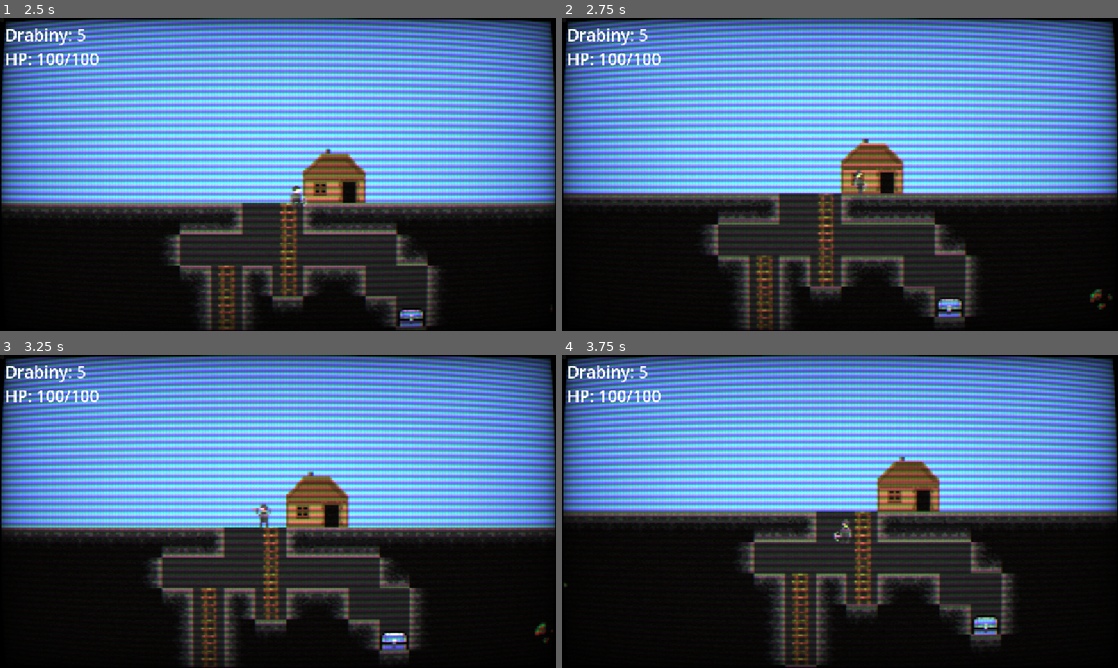
Above: before the commit, frames 1-4 (two rows, left to right).
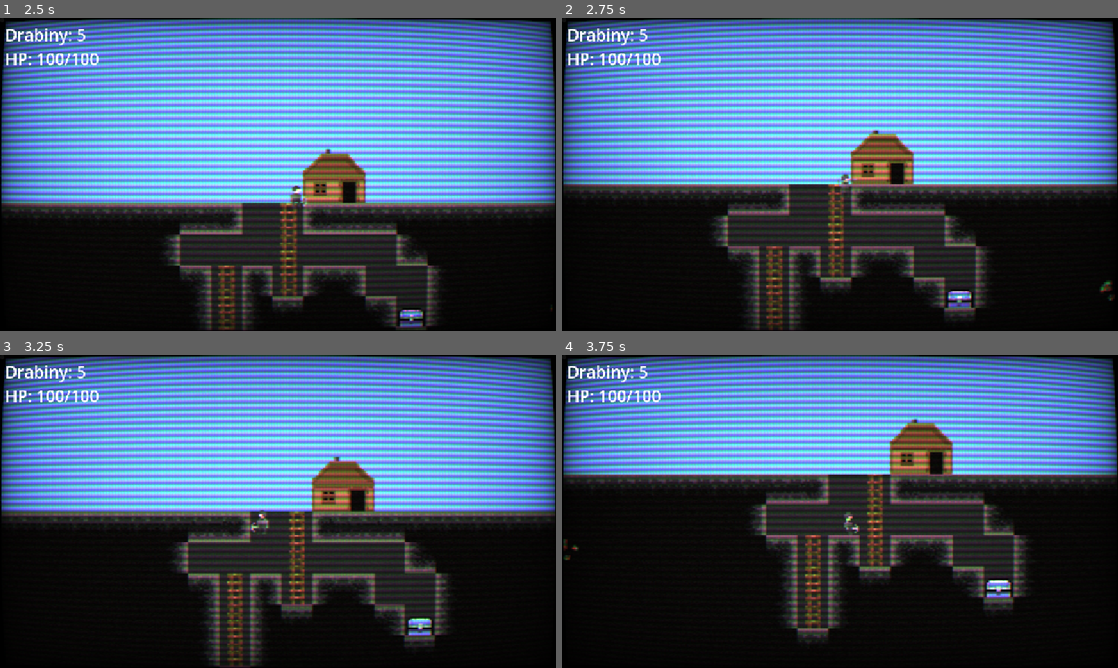
Above: after the commit, the same moments.

Repository: jonasz-lazar-pwr/hollow-depths-game
Game: Godot game, scene res://assets/scenes/title_screen.tscn
Two runs of this game, one before a commit and one after it. Both use one fixed random seed, a clock stepped at 60 frames per second and the inputs below.
Inputs (mouse positions are in pixels of both pictures, inside the frame that each line leads up to):
- Up to frame 1 (2.5 s): click "Start Game" at 0.5 s; move the mouse to (400, 158) at 1.27 s; press the mouse at (400, 158) at 1.28 s; hold D (right) from 1.28 s (still down); tap Space (jump) at 1.52, 2.27 s; move the mouse to (166, 190) at 2.02 s; release the mouse at (166, 190) at 2.03 s; click (166, 190) at 2.1 s
- Up to frame 2 (2.75 s): keep holding D (right)
- Up to frame 3 (3.25 s): move the mouse to (333, 442) at 2.77 s; release D (right) at 2.78 s; press the mouse at (333, 442) at 2.78 s; hold A (left) from 2.78 s (still down)
- Up to frame 4 (3.75 s): move the mouse to (812, 574) at 3.52 s; release A (left) at 3.53 s; release the mouse at (812, 574) at 3.53 s; hold D (right) from 3.53 s (still down); click (812, 574) at 3.6 s

Frame 1 is identical in both runs. In frame 2, 15% of the frame differs, in the area x 0-100%, y 35-100%; in frame 3, 20%; in frame 4, 26%, in the area x 0-100%, y 20-100%.

Commit message:
Poprawiona pozycja stawianych drabinek

Diff:
--- a/assets/scenes/ladder.tscn
+++ b/assets/scenes/ladder.tscn
@@ -5,10 +5,9 @@
 
 [sub_resource type="AtlasTexture" id="AtlasTexture_xxwne"]
 atlas = ExtResource("1_xxwne")
-region = Rect2(0, 0, 128, 128)
 
 [sub_resource type="RectangleShape2D" id="RectangleShape2D_xb1tl"]
-size = Vector2(8, 16)
+size = Vector2(8, 8)
 
 [node name="Ladder" type="Area2D" groups=["ladders"]]
 script = ExtResource("1_xb1tl")
@@ -19,7 +18,7 @@
 region_rect = Rect2(112, 80, 16, 16)
 
 [node name="CollisionShape2D" type="CollisionShape2D" parent="."]
-position = Vector2(-1, 0)
+position = Vector2(1, 0)
 shape = SubResource("RectangleShape2D_xb1tl")
 
 [connection signal="body_entered" from="." to="." method="_on_body_entered"]
--- a/scripts/player.gd
+++ b/scripts/player.gd
@@ -343,7 +343,7 @@
 	var cell = ground_tilemap.local_to_map(ground_tilemap.to_local(get_global_mouse_position()))
 	var player_cell = ground_tilemap.local_to_map(ground_tilemap.to_local(global_position))
 	if (abs(cell.x - player_cell.x) + abs(cell.y - player_cell.y)) > 1:
-		return  # za daleko
+		return
 
 	# 3) Czy już jest drabina?
 	for ladder in get_tree().get_nodes_in_group("ladders"):
@@ -354,11 +354,30 @@
 	# 4) Czy pod spodem jest ziemia?
 	if ground_tilemap.get_cell_source_id(cell) != -1:
 		return
-
-	# 5) Instantiate i dodaj do grupy
+	# 5a) Najpierw Instantiate
 	var inst = ladder_scene.instantiate()
-	inst.position = ground_tilemap.map_to_local(cell)
-	get_parent().add_child(inst)
+	if not inst: # Sprawdzenie czy instancja się udała
+		printerr("Failed to instantiate ladder scene!")
+		return
+	# 5b) Oblicz pozycję bazową (lewy górny róg)
+	var center_pos: Vector2 = ground_tilemap.map_to_local(cell)
+	var cell_size_i: Vector2i = ground_tilemap.tile_set.tile_size
+	var cell_size_f: Vector2 = Vector2(cell_size_i)
+	#var offset_to_top_left: Vector2 = cell_size_f / 2.0
+	var base_position: Vector2 = center_pos
+
+	# 5c) Ustaw ostateczną pozycję z przesunięciem
+	inst.position = base_position + Vector2(1.1, 0.0)
+
+	# 5d) Dodaj do sceny i grupy, podłącz sygnały
+	var parent_node = get_parent() # Bezpieczniej jest pobrać rodzica
+	if is_instance_valid(parent_node):
+		parent_node.add_child(inst)
+		print("Added ladder instance:", inst.name, "at position:", inst.position, "to parent:", parent_node.name) # Debug
+	else:
+		printerr("Player has no valid parent to add ladder to!")
+		inst.queue_free() # Zwolnij pamięć, jeśli nie można dodać
+		return
 	inst.add_to_group("ladders")
 	if not inst.entered_ladder.is_connected(_on_ladder_entered):
 		inst.entered_ladder.connect(_on_ladder_entered)
